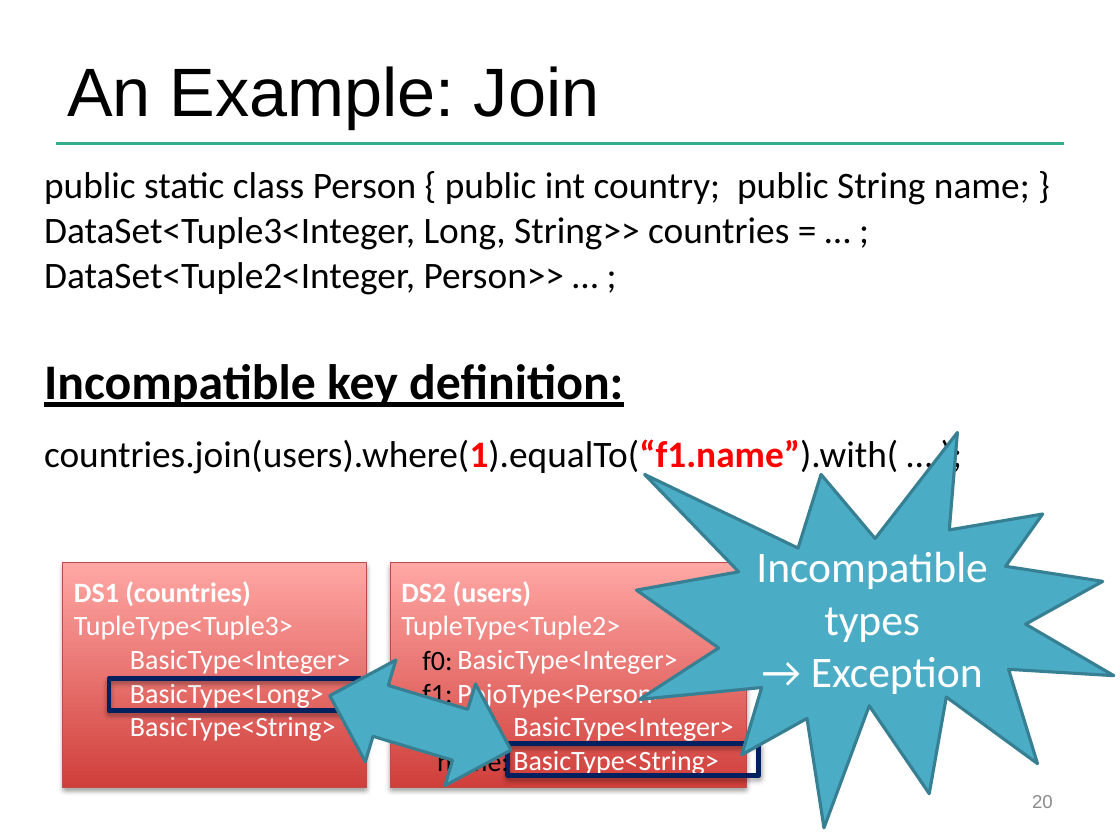
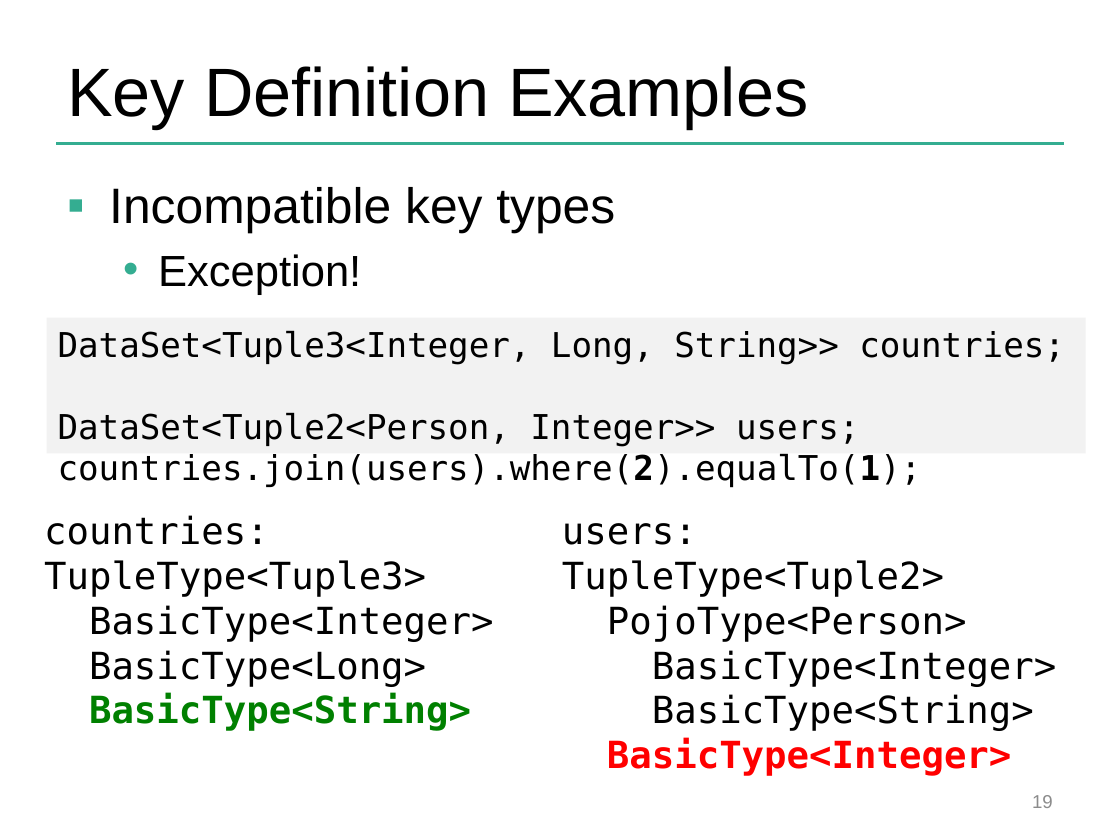
Before and after one commit to dataArtisans/flink-training-web, a slide deck: slide 19 of slides/flink_batch_advanced.pptx (slide 20 before the commit). Drawn at 1120x840 pixels with LibreOffice and Linux fonts; fonts in the diff are those of the drawing; background and template pictures are left out. Boxes give left, top, right and bottom in pixels: in the first picture for what was removed or moved away, otherwise in the second. Text is boxed around its words. In the diff, an @@ line names an element or a change of style, - is before the commit and + after.

```diff
--- a/slides/flink_batch_advanced.pptx
+++ b/slides/flink_batch_advanced.pptx
@@ title at [67,66,808,128]: text changed @@
-An Example: Join
+Key Definition Examples
@@ text "Incompatible key types": place and size @@
-text "Incompatible key types" at [636,432,1113,828]
+text "Incompatible key types" at [109,187,615,295]
@@ text "Incompatible key types" at [109,187,615,295]: vertical alignment middle to top; fill #4BACC6 to none; outline #377F92 2 pt to none @@
@@ text at [109,187,615,295]: text changed; size 28 to 32 pt; font Calibri to Arial; text colour #FFFFFF to #000000 @@
-Incompatible types
-→ Exception
+▪ Incompatible key types
+  • Exception!
@@ rectangle "DataSet<Tuple3<Integer, Long, String>> countries; DataSet<Tu ...": place and size @@
-rectangle "DataSet<Tuple3<Integer, Long, String>> countries; DataSet<Tu ..." at [44,172,1030,477]
+rectangle "DataSet<Tuple3<Integer, Long, String>> countries; DataSet<Tu ..." at [47,318,1086,454]
@@ rectangle "DataSet<Tuple3<Integer, Long, String>> countries; DataSet<Tu ..." at [47,318,1086,454]: fill none to #F2F2F2 @@
@@ text in rectangle at [58,330,1065,488]: text changed; size 24 to 22 pt; font Calibri to DejaVu Sans Mono @@
-public static class Person { public int country; public String name; }
-DataSet<Tuple3<Integer, Long, String>> countries = … ;
-DataSet<Tuple2<Integer, Person>> … ;
-countries.join(users).where(1).equalTo(“f1.name”).with( … );
+DataSet<Tuple3<Integer, Long, String>> countries;
+DataSet<Tuple2<Person, Integer>> users;
+countries.join(users).where(2).equalTo(1);
@@ text removed at [44,364,623,407] @@
-Incompatible key definition:
@@ text "countries:": place and size @@
-text "countries:" at [63,562,366,787]
+text "countries:" at [44,515,494,731]
@@ text "countries:" at [44,515,494,731]: vertical alignment middle to top; fill gradient #D1403C to #FFA6A5 to none; outline #BF4C48 0.75 pt to none; shadow off @@
@@ text "users:" at [562,523,1057,776]: vertical alignment middle to top; fill gradient #D1403C to #FFA6A5 to none; outline #BF4C48 0.75 pt to none; shadow off @@
@@ text "users:": place and size @@
-text "users:" at [390,562,746,787]
+text "users:" at [562,523,1057,776]
@@ text at [44,515,269,545]: text changed; size 18 to 24 pt; font Calibri to DejaVu Sans Mono; text colour #FFFFFF to #000000; bold off @@
-DS1 (countries)
+countries:
@@ text at [562,523,697,545]: text changed; size 18 to 24 pt; font Calibri to DejaVu Sans Mono; text colour #FFFFFF to #000000; bold off @@
-DS2 (users)
+users:
@@ text at [44,560,494,731]: size 18 to 24 pt, font Calibri to DejaVu Sans Mono in "TupleType<Tuple3>", "BasicType<Integer>", "BasicType<Long>", "BasicType<String>"; text colour #FFFFFF to #000000 in "TupleType<Tuple3>", "BasicType<Integer>", "BasicType<Long>"; text colour #FFFFFF to #008000, bold on in "BasicType<String>"; list level 2 to 1 in "BasicType<Integer>"; list level 2 to 1 in "BasicType<Long>"; list level 2 to 1 in "BasicType<String>" @@
@@ text at [562,560,1057,731]: size 18 to 24 pt, font Calibri to DejaVu Sans Mono, text colour #FFFFFF to #000000 in "TupleType<Tuple2>", "PojoType<Person>", "BasicType<Integer>", "BasicType<String>"; list level 2 to 1 in "PojoType<Person>"; list level 2 to 1 in "BasicType<Integer>"; list level 2 to 1 in "BasicType<String>" @@
@@ left right arrow removed at [315,645,526,801] @@
@@ text removed at [422,651,452,710] @@
-f0:
-f1:
@@ text at [457,650,677,676]: paragraph removed @@
-  BasicType<Integer>
@@ rectangle removed at [109,679,360,710] @@
@@ text removed at [402,714,509,777] @@
-country:
-name:
@@ rectangle removed at [507,744,758,775] @@
@@ text at [607,738,1012,776]: paragraph added @@
+BasicType<Integer>
@@ page number at [1032,795,1053,808]: text changed @@
-20
+19
```
Also in this commit, not shown: 34 other slides changed, 12 slides added, 16 slides removed.
